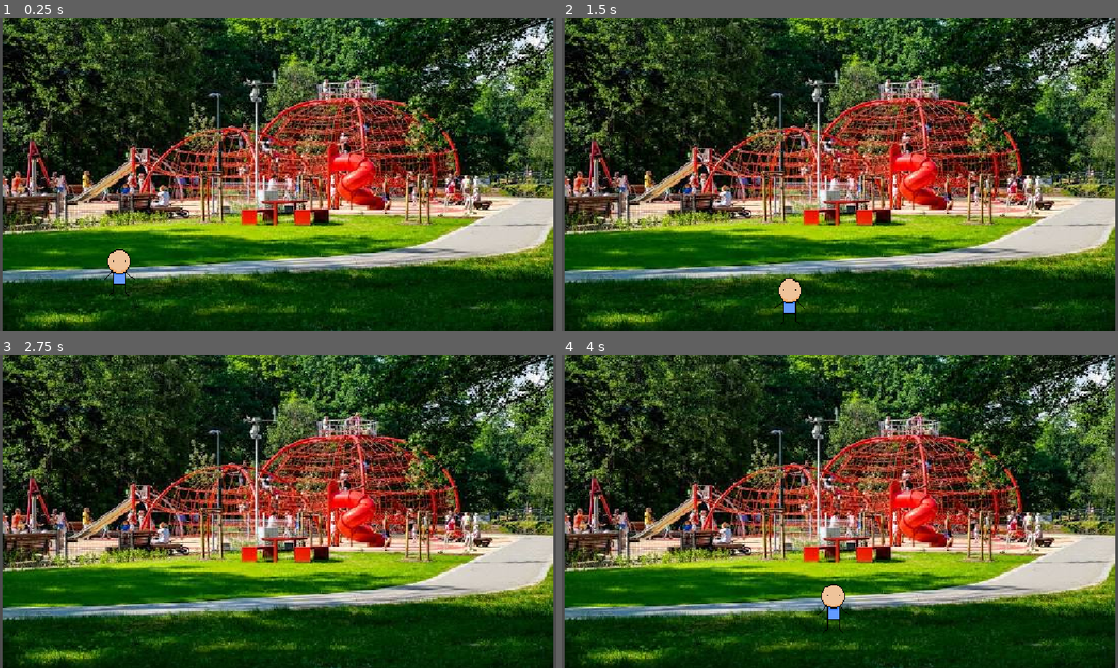
Above: before the commit, frames 1-4 (two rows, left to right).
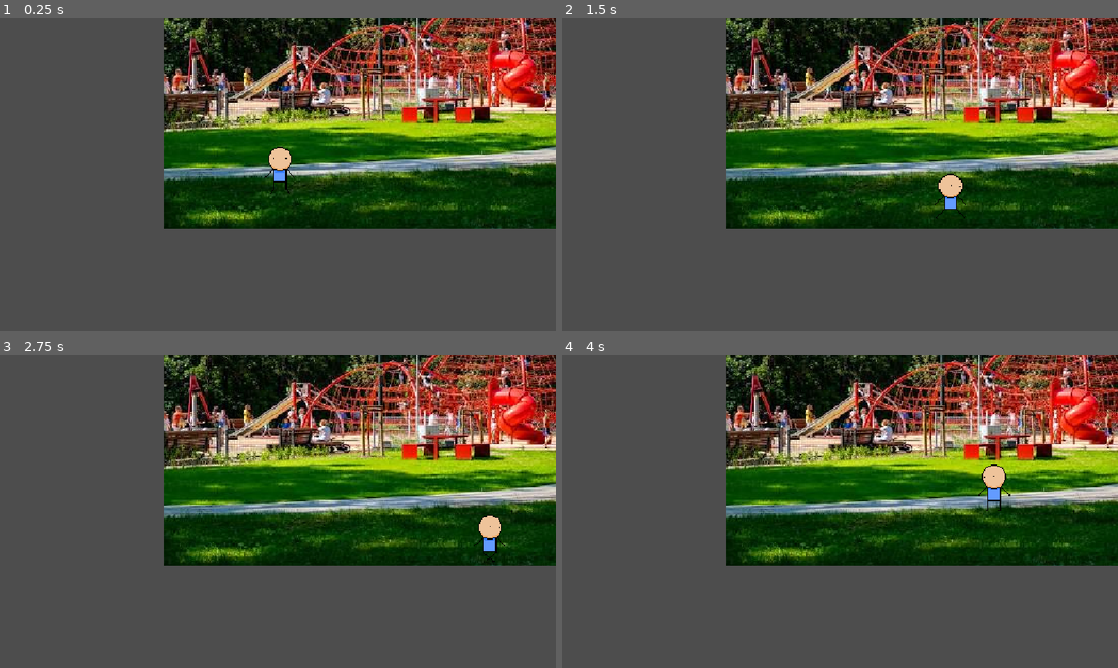
Above: after the commit, the same moments.

Repository: UBGC/quest_for_kaucja
Game: Godot game, scene res://node_2d.tscn
Same seed, same stepped clock (60 frames per second), same inputs: the game is played once before the commit and once after it. This scene is started directly instead of the project's main scene.
Inputs (mouse positions are in pixels of both pictures, inside the frame that each line leads up to):
- Up to frame 1 (0.25 s): no input
- Up to frame 2 (1.5 s): tap Enter at 0.5 s; move the mouse to (962, 158) at 0.52 s; hold D (Right) 0.53-1.28 s; hold Enter 0.53-1.28 s; move the mouse to (728, 190) at 1.27 s; hold S (Down) from 1.28 s (still down); tap Ctrl at 1.35 s
- Up to frame 3 (2.75 s): move the mouse to (333, 442) at 2.02 s; release S (Down) at 2.03 s; hold D (Right) from 2.03 s (still down); hold Shift from 2.03 s (still down)
- Up to frame 4 (4 s): move the mouse to (812, 574) at 2.77 s; release D (Right) at 2.78 s; release Shift at 2.78 s; hold W (Up) 2.78-3.53 s; tap Enter at 2.85 s; move the mouse to (1006, 558) at 3.52 s; hold A (Left) from 3.53 s (still down); hold Ctrl from 3.53 s (still down)

The runs differ from the first frame. In frame 1, 96% of the frame differs, in the area x 0-100%, y 0-100%; in frame 2, 96%; in frame 3, 96%; in frame 4, 96%.

Commit message:
Dodanie levela

Diff:
--- /dev/null
+++ b/bootle.tscn
@@ -0,0 +1,46 @@
+[gd_scene format=3 uid="uid://sqc0235ofoob"]
+
+[ext_resource type="Texture2D" uid="uid://dv45s7sm8or8j" path="res://BottleSpriteSheet.png" id="1_gigqr"]
+
+[sub_resource type="AtlasTexture" id="AtlasTexture_q87ab"]
+atlas = ExtResource("1_gigqr")
+region = Rect2(0, 0, 13, 18)
+
+[sub_resource type="SpriteFrames" id="SpriteFrames_c61l3"]
+animations = [{
+"frames": [{
+"duration": 1.0,
+"texture": SubResource("AtlasTexture_q87ab")
+}],
+"loop": 1,
+"name": &"bootle",
+"speed": 5.0
+}]
+
+[sub_resource type="RectangleShape2D" id="RectangleShape2D_6870t"]
+size = Vector2(34, 70)
+
+[sub_resource type="RectangleShape2D" id="RectangleShape2D_rj586"]
+size = Vector2(40, 76)
+
+[node name="CharacterBody2D" type="CharacterBody2D" unique_id=1872648464]
+
+[node name="AnimatedSprite2D" type="AnimatedSprite2D" parent="." unique_id=310657441]
+position = Vector2(-1, 4)
+scale = Vector2(3.1923077, 3.5555553)
+sprite_frames = SubResource("SpriteFrames_c61l3")
+animation = &"bootle"
+
+[node name="CollisionShape2D" type="CollisionShape2D" parent="." unique_id=604640274]
+position = Vector2(-2, 4)
+shape = SubResource("RectangleShape2D_6870t")
+
+[node name="Area2D" type="Area2D" parent="." unique_id=1347757707]
+collision_layer = 2
+collision_mask = 2
+
+[node name="CollisionShape2D" type="CollisionShape2D" parent="Area2D" unique_id=294127758 groups=["bootle"]]
+light_mask = 2
+visibility_layer = 2
+position = Vector2(-2, 4)
+shape = SubResource("RectangleShape2D_rj586")
--- a/butelki.gd
+++ b/butelki.gd
@@ -4,7 +4,7 @@
 const FLAG_SZKLANA = 1 << 0    # 1 (binarnie: 01)
 const FLAG_KAUCYJNA = 1 << 1  # 2 (binarnie: 10)
 
-@export var spritesheet: Texture2D
+var spritesheet: Texture2D = preload("res://BottleSpriteSheet.png")
 
 # Baza danych 6 typów butelek (współrzędne na spritesheet w pikselach: Rect2(x, y, szerokość, wysokość))
 # Załóżmy, że każda ikonka butelki ma wymiary 32x64 piksele i leżą one w rzędzie obok siebie.
@@ -12,32 +12,32 @@
 	{
 		"flags": FLAG_SZKLANA | FLAG_KAUCYJNA, # Szklana (1) + Kaucyjna (2) = 3
 		"base_value": 1.0,
-		"region": Rect2(0, 0, 32, 64)
+		"region": Rect2(0, 0, 13, 18)
 	},
 	{
 		"flags": FLAG_SZKLANA,                 # Tylko Szklana (1)
 		"base_value": 1.0,
-		"region": Rect2(32, 0, 32, 64)
+		"region": Rect2(13, 0, 13, 18)
 	},
 	{
 		"flags": FLAG_KAUCYJNA,                # Tylko Kaucyjna (2)
 		"base_value": 1.0,
-		"region": Rect2(64, 0, 32, 64)
+		"region": Rect2(26, 0, 13, 18)
 	},
 	{
 		"flags": 0,                            # Zwykła (ani szklana, ani kaucyjna - np. plastykowa jednorazowa)
 		"base_value": 1.0,
-		"region": Rect2(96, 0, 32, 64)
+		"region": Rect2(39, 0, 13, 18)
 	},
 	{
 		"flags": FLAG_SZKLANA | FLAG_KAUCYJNA, # Kolejny wariant szklanej kaucyjnej
 		"base_value": 1.5,
-		"region": Rect2(128, 0, 32, 64)
+		"region": Rect2(52, 0, 13, 18)
 	},
 	{
 		"flags": FLAG_SZKLANA,                 # Kolejny wariant szklanej niekaucyjnej
 		"base_value": 1.2,
-		"region": Rect2(160, 0, 32, 64)
+		"region": Rect2(65, 0, 13, 18)
 	}
 ]
 
@@ -74,7 +74,7 @@
 	# Sprawdzamy, czy flaga KAUCYJNA jest ustawiona
 	if not (flags & FLAG_KAUCYJNA):
 		# Jeśli NIE jest kaucyjna, stosujemy karę -3 zł (lub ustawiamy sztywno -3)
-		value = -3.0
+		value *= -3.0
 		# Uwaga: jeśli chcesz, aby kara -3 była niezależna od bazy, możesz dać np. value -= 3.0
 
 	return value
--- /dev/null
+++ b/button.gd
@@ -0,0 +1,4 @@
+extends Button
+
+func _process(delta: float) -> void:
+	text = "Money: " + str(global.money)
--- a/character_body_2d.gd
+++ b/character_body_2d.gd
@@ -17,19 +17,25 @@
 )
 	if direction.y == -1:
 		velocity.y = -1 * SPEED
+		animated_sprited_2D.play("walk")
 	elif direction.y == 1:
 		velocity.y = SPEED
+		animated_sprited_2D.play("walk")
 	else:
 		velocity.y = 0
 	if direction.x == -1:
 		velocity.x = -1 * SPEED
+		animated_sprited_2D.play("walk")
+		animated_sprited_2D.flip_h = false
 	elif direction.x == 1:
 		velocity.x = SPEED
+		animated_sprited_2D.play("walk")
+		animated_sprited_2D.flip_h = true
 	else:
 		velocity.x = 0
+
+	if direction.x == 0 and direction.y == 0:
 		animated_sprited_2D.play("idle")
-
-
 
 	move_and_slide()
 
--- /dev/null
+++ b/level_2.tscn
@@ -0,0 +1,61 @@
+[gd_scene format=3 uid="uid://by1n6hb3cki05"]
+
+[ext_resource type="Texture2D" uid="uid://vpas5gjmwqyh" path="res://level2BG.png" id="1_jg0dc"]
+[ext_resource type="PackedScene" uid="uid://o7ao54vssjq2" path="res://player.tscn" id="2_1y8me"]
+[ext_resource type="PackedScene" uid="uid://vo0to8od2fjl" path="res://licznik.tscn" id="5_n7ypv"]
+[ext_resource type="PackedScene" uid="uid://sqc0235ofoob" path="res://bootle.tscn" id="6_0s5r2"]
+
+[sub_resource type="RectangleShape2D" id="RectangleShape2D_idooy"]
+size = Vector2(32, 715)
+
+[sub_resource type="RectangleShape2D" id="RectangleShape2D_xodl8"]
+size = Vector2(1175, 55)
+
+[sub_resource type="RectangleShape2D" id="RectangleShape2D_sqslc"]
+size = Vector2(1155, 291)
+
+[node name="Level 2" type="Node2D" unique_id=1353001692]
+
+[node name="Sprite2D" type="Sprite2D" parent="." unique_id=328156471]
+position = Vector2(575.5, 322)
+scale = Vector2(0.19604811, 0.20252366)
+texture = ExtResource("1_jg0dc")
+
+[node name="StaticBody2D" type="StaticBody2D" parent="." unique_id=55643045]
+
+[node name="CollisionShape2D" type="CollisionShape2D" parent="StaticBody2D" unique_id=1855162516]
+position = Vector2(-12, 305)
+shape = SubResource("RectangleShape2D_idooy")
+
+[node name="CollisionShape2D2" type="CollisionShape2D" parent="StaticBody2D" unique_id=691757142]
+position = Vector2(1163, 311)
+shape = SubResource("RectangleShape2D_idooy")
+
+[node name="CollisionShape2D3" type="CollisionShape2D" parent="StaticBody2D" unique_id=137332850]
+position = Vector2(577.5, -17.5)
+shape = SubResource("RectangleShape2D_xodl8")
+
+[node name="CollisionShape2D4" type="CollisionShape2D" parent="StaticBody2D" unique_id=257804064]
+position = Vector2(582, 663)
+shape = SubResource("RectangleShape2D_xodl8")
+
+[node name="StaticBody2D2" type="StaticBody2D" parent="." unique_id=522916555]
+
+[node name="CollisionShape2D" type="CollisionShape2D" parent="StaticBody2D2" unique_id=103542309]
+position = Vector2(567.5, 146.5)
+shape = SubResource("RectangleShape2D_sqslc")
+
+[node name="CharacterBody2D" parent="." unique_id=1766430221 instance=ExtResource("2_1y8me")]
+position = Vector2(510, 350)
+scale = Vector2(2, 2)
+
+[node name="Camera2D" type="Camera2D" parent="CharacterBody2D" unique_id=1583237123]
+position = Vector2(13, 0)
+zoom = Vector2(2, 2)
+
+[node name="Label" parent="." unique_id=1518963008 instance=ExtResource("5_n7ypv")]
+offset_right = 1.0
+offset_bottom = 23.0
+
+[node name="CharacterBody2D2" parent="." unique_id=1872648464 instance=ExtResource("6_0s5r2")]
+position = Vector2(611, 408)
--- /dev/null
+++ b/licznik.tscn
@@ -0,0 +1,13 @@
+[gd_scene format=3 uid="uid://vo0to8od2fjl"]
+
+[ext_resource type="Script" uid="uid://hae6efscxunp" path="res://button.gd" id="1_df67t"]
+
+[node name="Label" type="Label" unique_id=1518963008]
+offset_right = 200.0
+offset_bottom = 102.0
+
+[node name="Button" type="Button" parent="." unique_id=1879392851]
+layout_mode = 0
+offset_right = 200.0
+offset_bottom = 103.0
+script = ExtResource("1_df67t")
--- a/node_2d.tscn
+++ b/node_2d.tscn
@@ -2,6 +2,10 @@
 
 [ext_resource type="Texture2D" uid="uid://kuoqj2h52ysj" path="res://level1BG.png" id="1_wtcfe"]
 [ext_resource type="PackedScene" uid="uid://o7ao54vssjq2" path="res://player.tscn" id="2_epypp"]
+[ext_resource type="PackedScene" uid="uid://vo0to8od2fjl" path="res://licznik.tscn" id="3_0hol4"]
+[ext_resource type="Script" uid="uid://hae6efscxunp" path="res://button.gd" id="4_q6r6c"]
+[ext_resource type="PackedScene" uid="uid://sqc0235ofoob" path="res://bootle.tscn" id="5_kdubu"]
+[ext_resource type="Texture2D" uid="uid://dv45s7sm8or8j" path="res://BottleSpriteSheet.png" id="6_d21ai"]
 
 [sub_resource type="RectangleShape2D" id="RectangleShape2D_q6r6c"]
 size = Vector2(69, 92)
@@ -12,7 +16,49 @@
 [sub_resource type="RectangleShape2D" id="RectangleShape2D_0hol4"]
 size = Vector2(375, 10)
 
+[sub_resource type="RectangleShape2D" id="RectangleShape2D_idooy"]
+size = Vector2(1147, 31)
+
+[sub_resource type="RectangleShape2D" id="RectangleShape2D_xodl8"]
+size = Vector2(37, 704)
+
+[sub_resource type="AtlasTexture" id="AtlasTexture_q87ab"]
+atlas = ExtResource("6_d21ai")
+region = Rect2(0, 0, 13, 18)
+
+[sub_resource type="SpriteFrames" id="SpriteFrames_c61l3"]
+animations = [{
+"frames": [{
+"duration": 1.0,
+"texture": SubResource("AtlasTexture_q87ab")
+}],
+"loop": 1,
+"name": &"bootle",
+"speed": 5.0
+}]
+
+[sub_resource type="RectangleShape2D" id="RectangleShape2D_6870t"]
+size = Vector2(34, 70)
+
 [node name="Level1" type="Node2D" unique_id=453797874]
+
+[node name="Label" parent="." unique_id=1518963008 instance=ExtResource("3_0hol4")]
+anchors_preset = 2
+anchor_top = 1.0
+anchor_bottom = 1.0
+offset_top = -23.0
+offset_right = 1.0
+offset_bottom = 0.0
+grow_vertical = 0
+
+[node name="Button2" type="Button" parent="Label" unique_id=1879392851]
+layout_mode = 1
+anchors_preset = 15
+anchor_right = 1.0
+anchor_bottom = 1.0
+grow_horizontal = 2
+grow_vertical = 2
+script = ExtResource("4_q6r6c")
 
 [node name="Sprite2D" type="Sprite2D" parent="." unique_id=1877307436]
 position = Vector2(576, 324.00003)
@@ -36,3 +82,41 @@
 [node name="CharacterBody2D" parent="StaticBody2D" unique_id=1766430221 instance=ExtResource("2_epypp")]
 position = Vector2(247.00002, 525)
 scale = Vector2(2.3, 2.3)
+
+[node name="StaticBody2D2" type="StaticBody2D" parent="." unique_id=779515684]
+
+[node name="CollisionShape2D" type="CollisionShape2D" parent="StaticBody2D2" unique_id=403972636]
+position = Vector2(581.5, 663)
+shape = SubResource("RectangleShape2D_idooy")
+
+[node name="CollisionShape2D2" type="CollisionShape2D" parent="StaticBody2D2" unique_id=1423896123]
+position = Vector2(582, -15)
+shape = SubResource("RectangleShape2D_idooy")
+
+[node name="CollisionShape2D3" type="CollisionShape2D" parent="StaticBody2D2" unique_id=2073544534]
+position = Vector2(-9.5, 321)
+shape = SubResource("RectangleShape2D_xodl8")
+
+[node name="CollisionShape2D4" type="CollisionShape2D" parent="StaticBody2D2" unique_id=1834520667]
+position = Vector2(1167, 325)
+shape = SubResource("RectangleShape2D_xodl8")
+
+[node name="CharacterBody2D" parent="." unique_id=1872648464 instance=ExtResource("5_kdubu")]
+
+[node name="AnimatedSprite2D2" type="AnimatedSprite2D" parent="CharacterBody2D" unique_id=310657441]
+position = Vector2(-1, 4)
+scale = Vector2(3.1923077, 3.5555553)
+sprite_frames = SubResource("SpriteFrames_c61l3")
+animation = &"bootle"
+
+[node name="CollisionShape2D2" type="CollisionShape2D" parent="CharacterBody2D" unique_id=604640274]
+position = Vector2(-2, 4)
+shape = SubResource("RectangleShape2D_6870t")
+
+[node name="Area2D2" type="Area2D" parent="CharacterBody2D" unique_id=1347757707]
+position = Vector2(248, 532)
+collision_layer = 2
+collision_mask = 2
+
+[node name="Camera2D" type="Camera2D" parent="CharacterBody2D" unique_id=1736984461]
+position = Vector2(243, 536)
--- /dev/null
+++ b/people.gd
@@ -0,0 +1,15 @@
+extends CharacterBody2D
+
+
+var bootle: PackedScene = preload("res://bootle.tscn")
+
+const SPEED = 300.0
+const JUMP_VELOCITY = -400.0
+
+var time = 0.0
+
+func _process(delta: float) -> void:
+	time += delta
+	if time >= 20:
+		time = 0.0
+		get_parent().add_child(bootle.instantiate())
--- /dev/null
+++ b/people.tscn
@@ -0,0 +1,10 @@
+[gd_scene format=3 uid="uid://dop4aaxcd68ho"]
+
+[ext_resource type="Texture2D" uid="uid://ku2u17rpi8se" path="res://BottleDropperSprite.png" id="1_jdfiw"]
+[ext_resource type="Script" uid="uid://8j43xjoawvly" path="res://people.gd" id="1_l3qhe"]
+
+[node name="CharacterBody2D" type="CharacterBody2D" unique_id=1926127540]
+script = ExtResource("1_l3qhe")
+
+[node name="Sprite2D" type="Sprite2D" parent="." unique_id=1082884331]
+texture = ExtResource("1_jdfiw")
--- a/player.tscn
+++ b/player.tscn
@@ -2,6 +2,7 @@
 
 [ext_resource type="Script" uid="uid://dsqfx4nryo1h1" path="res://character_body_2d.gd" id="1_vfg1r"]
 [ext_resource type="Texture2D" uid="uid://condx60sv1v8l" path="res://playerSpriteSheetIdle.png" id="2_onrkg"]
+[ext_resource type="Texture2D" uid="uid://b0qvj3115yp5r" path="res://playerWalkingSpriteSheet.png" id="3_i3pqv"]
 
 [sub_resource type="AtlasTexture" id="AtlasTexture_i3pqv"]
 atlas = ExtResource("2_onrkg")
@@ -10,6 +11,22 @@
 [sub_resource type="AtlasTexture" id="AtlasTexture_hqtel"]
 atlas = ExtResource("2_onrkg")
 region = Rect2(28, 0, 28, 44)
+
+[sub_resource type="AtlasTexture" id="AtlasTexture_sweqy"]
+atlas = ExtResource("3_i3pqv")
+region = Rect2(0, 0, 28, 44)
+
+[sub_resource type="AtlasTexture" id="AtlasTexture_2hs0m"]
+atlas = ExtResource("3_i3pqv")
+region = Rect2(28, 0, 28, 44)
+
+[sub_resource type="AtlasTexture" id="AtlasTexture_1jxqw"]
+atlas = ExtResource("3_i3pqv")
+region = Rect2(56, 0, 28, 44)
+
+[sub_resource type="AtlasTexture" id="AtlasTexture_dw050"]
+atlas = ExtResource("3_i3pqv")
+region = Rect2(84, 0, 28, 44)
 
 [sub_resource type="SpriteFrames" id="SpriteFrames_sweqy"]
 animations = [{
@@ -20,13 +37,30 @@
 "duration": 1.0,
 "texture": SubResource("AtlasTexture_hqtel")
 }],
-"loop": true,
+"loop": 1,
 "name": &"idle",
+"speed": 5.0
+}, {
+"frames": [{
+"duration": 1.0,
+"texture": SubResource("AtlasTexture_sweqy")
+}, {
+"duration": 1.0,
+"texture": SubResource("AtlasTexture_2hs0m")
+}, {
+"duration": 1.0,
+"texture": SubResource("AtlasTexture_1jxqw")
+}, {
+"duration": 1.0,
+"texture": SubResource("AtlasTexture_dw050")
+}],
+"loop": 1,
+"name": &"walk",
 "speed": 5.0
 }]
 
 [sub_resource type="RectangleShape2D" id="RectangleShape2D_2hs0m"]
-size = Vector2(30, 44)
+size = Vector2(28, 46.5)
 
 [sub_resource type="RectangleShape2D" id="RectangleShape2D_onrkg"]
 size = Vector2(31, 50)
@@ -37,9 +71,10 @@
 [node name="AnimatedSprite2D" type="AnimatedSprite2D" parent="." unique_id=1023380680]
 sprite_frames = SubResource("SpriteFrames_sweqy")
 animation = &"idle"
-frame_progress = 0.4659194
+autoplay = "idle"
 
 [node name="CollisionShape2D" type="CollisionShape2D" parent="." unique_id=861288820]
+position = Vector2(1, 0)
 shape = SubResource("RectangleShape2D_2hs0m")
 
 [node name="Area2D" type="Area2D" parent="." unique_id=1370172246]
--- a/project.godot
+++ b/project.godot
@@ -12,8 +12,12 @@
 
 config/name="Quest for Kaucja"
 run/main_scene="uid://dk08re0lt141s"
-config/features=PackedStringArray("4.6", "Mobile")
+config/features=PackedStringArray("4.7", "Mobile")
 config/icon="res://icon.svg"
+
+[autoload]
+
+global="*uid://cr4ve5npmbcvt"
 
 [display]
 
@@ -31,6 +35,7 @@
 [global_group]
 
 player=""
+bootle=""
 
 [input]
 
Binary file added: QuitButtonSpriteSheet.png
Not shown, added: QuitButtonSpriteSheet.png.import
Binary file added: StartButtonSpriteSheet.png
Not shown, added: StartButtonSpriteSheet.png.import
Not shown, added: button.gd.uid
Binary file added: level2BG.png
Not shown, added: level2BG.png.import
Binary file added: level2BGKopia.png
Not shown, added: level2BGKopia.png.import
Binary file added: level3BG.png
Not shown, added: level3BG.png.import
Binary file added: mainMenuLogoSprite.png
(and 7 more such lines)
